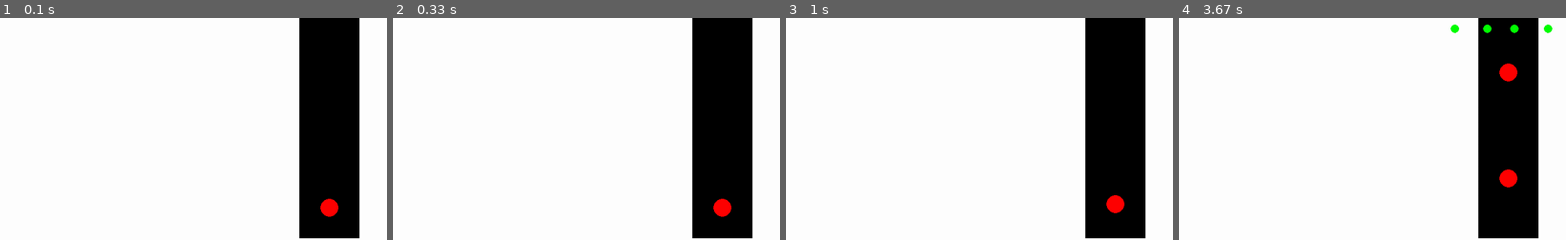
Above: before the commit, frames 1-4 (left to right).
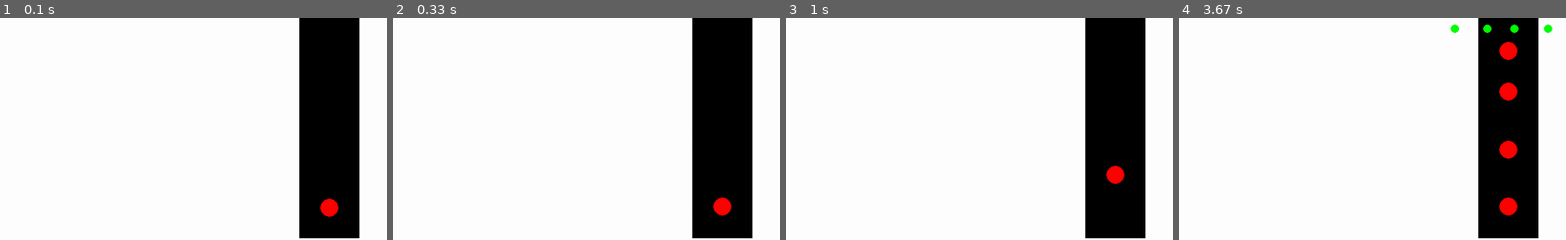
Above: after the commit, the same moments.

Repository: JCoder121/carsim
Game: pygame game, started from files/THEsave_state.py
Two runs of this game, one before a commit and one after it. Both use one fixed random seed, a clock stepped at 60 frames per second and the inputs below.
Inputs:
- Up to frame 1 (0.1 s): no input
- Up to frame 2 (0.33 s): no input
- Up to frame 3 (1 s): tap Enter at 0.33 s; tap Space at 0.67 s
- Up to frame 4 (3.67 s): tap Space at 1.07, 1.37, 1.57, 1.9, 2.2, 2.4, 2.7, 2.97, 3.3, 3.6 s
The pictures show only the part of the screen within x 50-100%, y 49-99%; the shares and areas given below are measured in that part.

Frame 1 is identical in both runs. In frame 2, 0.1% of the frame differs, in the area x 82-88%, y 80-90%; in frame 3, 0.6%; in frame 4, 1.9%, in the area x 82-88%, y 10-90%.

Commit message:
updates to carsim

Diff:
--- a/files/THEsave_state.py
+++ b/files/THEsave_state.py
@@ -2,10 +2,10 @@
 #while making more edits on most current
 #here will be the last fully working most_current.py file
 
-#updated section 9/16/19 8:00PM
+#updated section 3/20/20 8:10PM
 #anichau and jeffchen
 #signed jeffrey chen
-
+#make the cars spawn closer together with less in
 import pygame
 import random
 import math
@@ -47,13 +47,14 @@
 SCREEN_WIDTH = 1430
 SCREEN_HEIGHT = 850
 CAR_SIZE = 15
-SPEED = 0.01
+SPEED = 0.1
+#SPEED = 0.01
 PERSON_SPEED = 1.5
 PERSON_WALK = 200
 MAXSPEED = 1.5
 #MAXSPEED = 10
-#ACCEL = 1
-ACCEL = 0.1
+ACCEL = 0.5
+#ACCEL = 0.1
 RANDOMPARAM = 8
 INFRONT = 35
 SWEEP = 20
@@ -77,6 +78,7 @@
         #self.x = 150
         #self.y = 600
         self.speed = SPEED/2
+        #self.speed = 3
         self.accel = 0
         self.color = RED
 
@@ -173,7 +175,7 @@
     car.drop_val = 0
 
     if car.drop_val == 0:
-        car.drop_x = random.randint(77, 400) * 2
+        car.drop_x = random.randint(77, 250) * 2
 
     elif car.drop_val == 1:
         car.drop_y = random.randint(62, 300) *2
@@ -284,7 +286,7 @@
         #view finding of rectangle to make sure nearest car is out of area
         spawn_bool = True
         for width in range(0, 100):
-            for height in range(0, 100):
+            for height in range(0, 50):
                 spawn_value = screen.get_at(( (1200 + width) , (650 + height) ))
                 if spawn_value == RED:
                     spawn_bool = False
@@ -324,10 +326,11 @@
             #see if car is on top side, will go horizontal left
 
             elif car.x > 155 and car.y < 100:
+                the_wait_list = [0.005, 0.075, 0.01]
                 if car.drop_val == 0:
                     if(int(car.x)==car.drop_x) or (int(car.x-1)==car.drop_x):
                         car.stop(True)
-                        car.x -= 4
+                        car.x -= the_wait_list[random.randint(0,2)]
                         '''
                         #while small_timer < 5:
                         for x in range(0, WAITTIME):
@@ -364,8 +367,10 @@
             if car.y >(SCREEN_HEIGHT - 50) and car.x<(200):
                 del car_list[0]
                 car_count+=1
-                print("cars crossed:", car_count)
-                cars_compare = 100
+                #print("cars crossed:", car_count)
+                print("a")
+                #cars_compare = 100
+                cars_compare = 1
                 if car_count == cars_compare:
                     hundred_cars_bool = True
                     done = True
--- /dev/null
+++ b/files/testing_old/rawdata- 2020-03-21 03-38-09.txt
@@ -0,0 +1,5 @@
+Time Elapsed for 100 Cars, No Pedestrians
+
+seconds needed for all 1 cars to pass: 27.88 seconds
+
+=================================================
Renamed: files/testing/rawdata- 2020-02-25 05-23-02.txt -> files/testing_old/rawdata- 2020-02-25 05-23-02.txt
Renamed: files/testing/rawdata- 2020-02-26 06-09-31.txt -> files/testing_old/rawdata- 2020-02-26 06-09-31.txt
Renamed: files/testing/rawdata- 2020-02-26 06-16-18.txt -> files/testing_old/rawdata- 2020-02-26 06-16-18.txt
Not shown, changed: files/.DS_Store
Not shown, added: files/testing_current/.DS_Store
